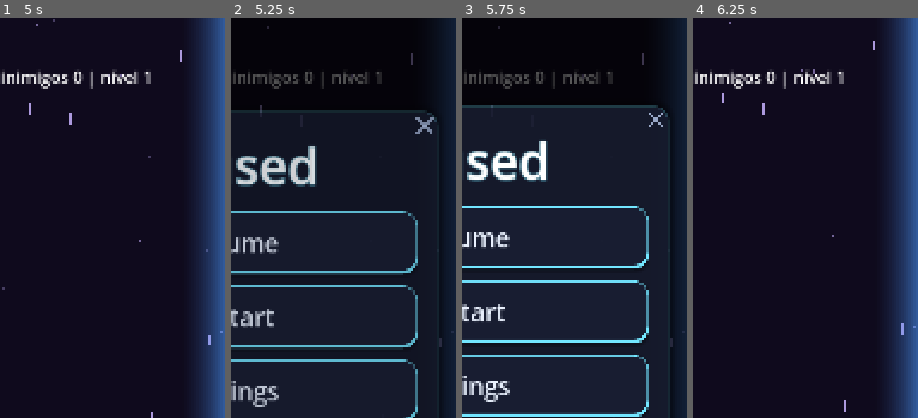
Above: before the commit, frames 1-4 (left to right).
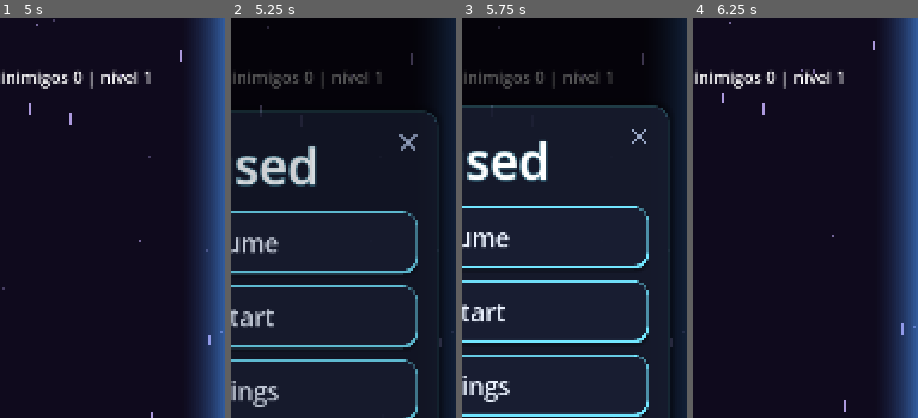
Above: after the commit, the same moments.

Repository: GDPonsoni/Nucleon-Squad-3D
Game: Godot game, scene res://scenes/menu.tscn
Two runs of this game, one before a commit and one after it. Both use one fixed random seed, a clock stepped at 60 frames per second and the inputs below.
Inputs (mouse positions are % of the whole screen's width and height, from its top left):
- Up to frame 1 (5 s): click "Play" at 0.5 s; move the mouse to (72, 45) at 1.27 s; hold Right (ui_right) 1.28-2 s; click (72, 45) at 1.42 s; click (13, 25) at 2.02 s; click (87, 24) at 2.75 s; click (87, 25) at 3.52 s; click (21, 68) at 4.25 s
- Up to frame 2 (5.25 s): click (90, 9) at 5 s
- Up to frame 3 (5.75 s): no input
- Up to frame 4 (6.25 s): click "Restart" at 5.75 s
The pictures show only the part of the screen within x 50-100%, y 14-64%; the shares and areas given below are measured in that part.

Frame 1 is identical in both runs. In frame 2, 0.3% of the frame differs, in the area x 74-91%, y 24-34%; in frame 3, 0.1%; in frame 4, nothing differs.

Commit message:
tune(ui): X do diálogo dentro do canto do painel
Co-Authored-By: Claude Sonnet 5.5 <noreply@anthropic.com>

Diff:
--- a/scripts/core/params.gd
+++ b/scripts/core/params.gd
@@ -38,7 +38,7 @@
 var dialog_width_ratio: float = 0.92  # largura do diálogo em relação à tela
 var dialog_height_ratio: float = 0.92  # altura máxima do diálogo (passando disso, o corpo rola)
 var dialog_close_size: float = 144.0  # botão X (>= 48 dp no S24)
-var dialog_close_overhang: float = 40.0  # quanto o X sai do canto do painel
+var dialog_close_overhang: float = 0.0  # quanto o X sai do canto do painel
 var dialog_close_icon_ratio: float = 0.13  # tamanho do X dentro da área de toque
 var dialog_spacing: int = 28
 var dialog_layer: int = 100
